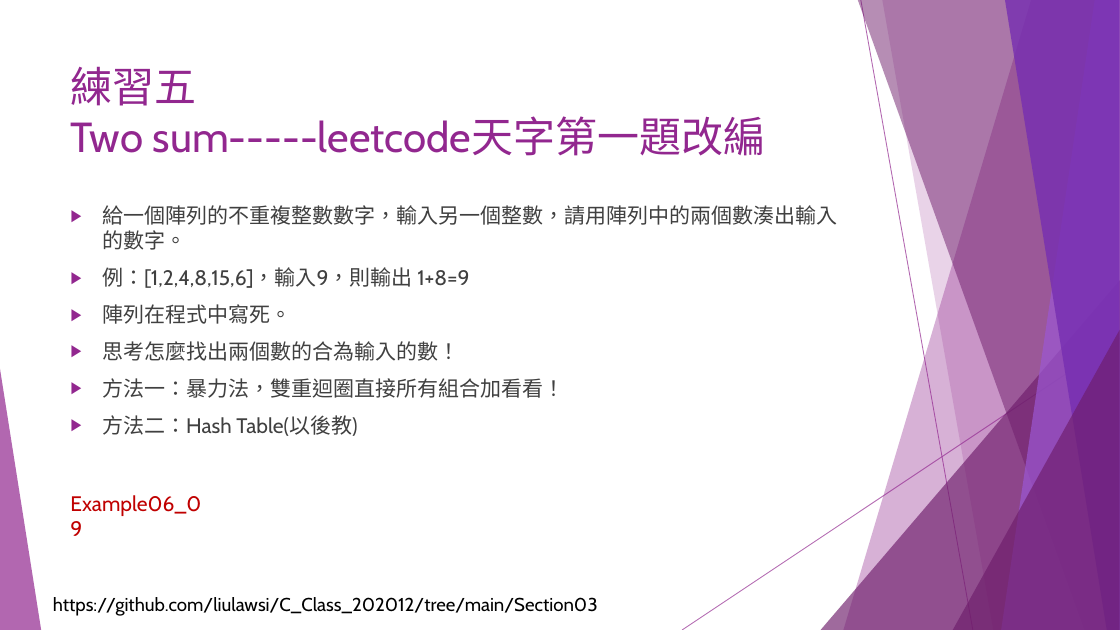
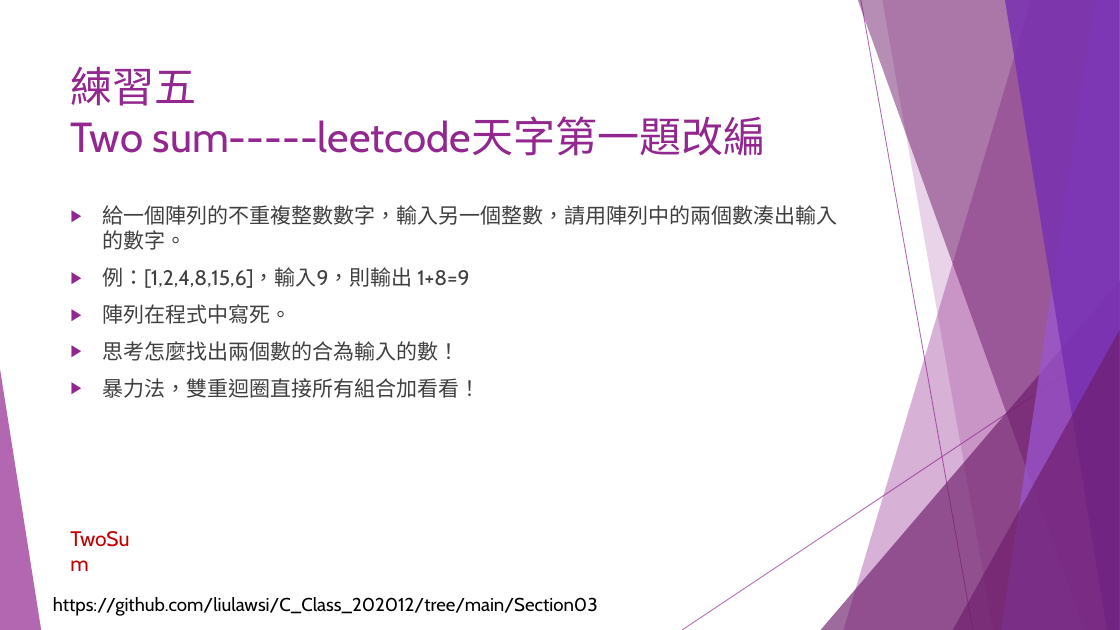
Before and after one commit to liulawsi/My_PPTs, a slide deck: slide 33 of CHING JIAN/C_Class/04陣列好好用.pptx. Drawn at 1120x630 pixels with LibreOffice and Linux fonts; fonts in the diff are those of the drawing. Boxes give left, top, right and bottom in pixels: in the first picture for what was removed or moved away, otherwise in the second. Text is boxed around its words. In the diff, an @@ line names an element or a change of style, - is before the commit and + after.

```diff
--- a/CHING JIAN/C_Class/04陣列好好用.pptx
+++ b/CHING JIAN/C_Class/04陣列好好用.pptx
@@ text at [102, 378, 480, 398]: text changed @@
-▶ 方法一：暴力法，雙重迴圈直接所有組合加看看！
-▶ 方法二：Hash Table(以後教)
+▶ 暴力法，雙重迴圈直接所有組合加看看！
@@ text at [70, 495, 201, 516]: text changed @@
-Example06_09
+TwoSum
```
Also in this commit, not shown: 7 other slides changed, 6 slides removed.
